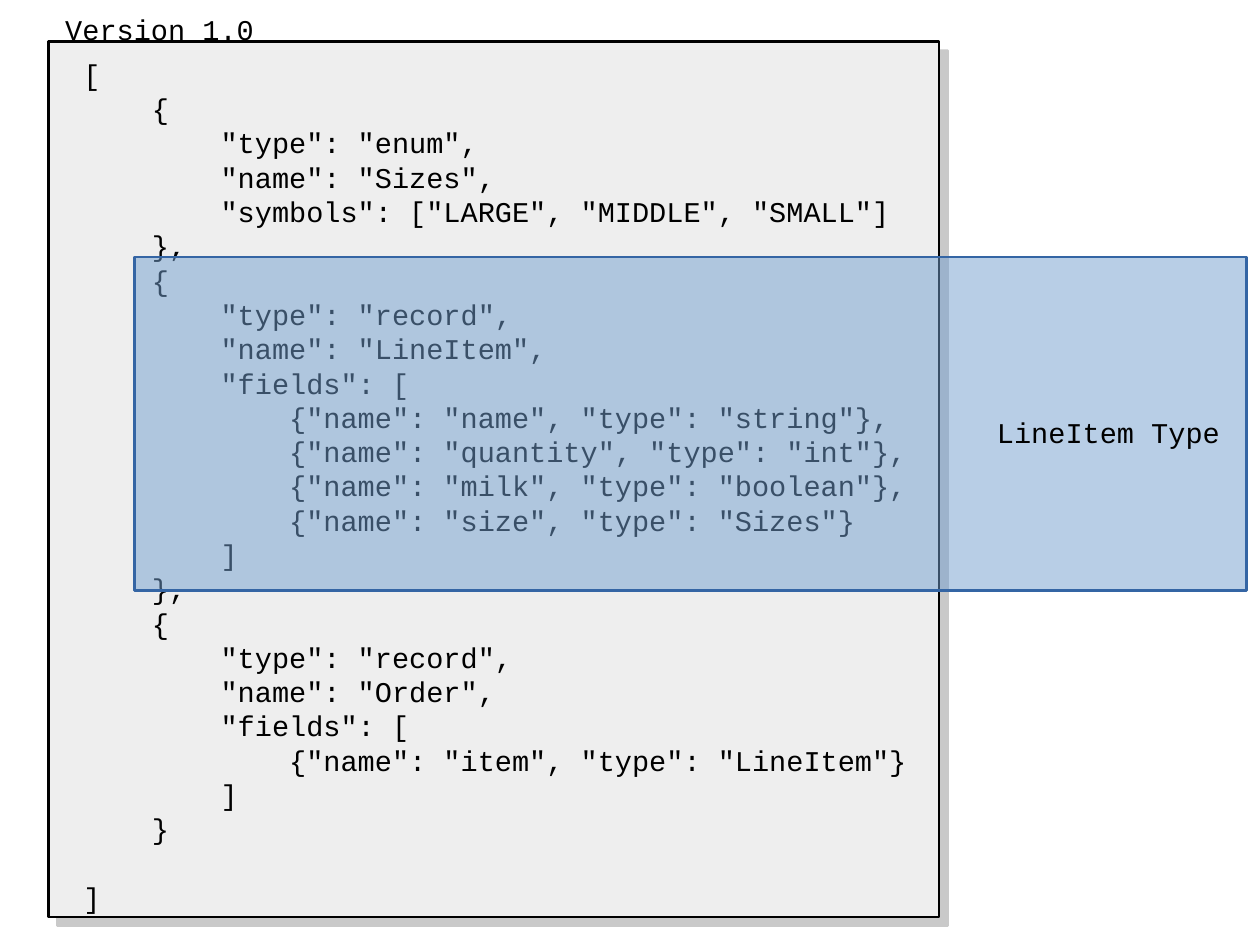
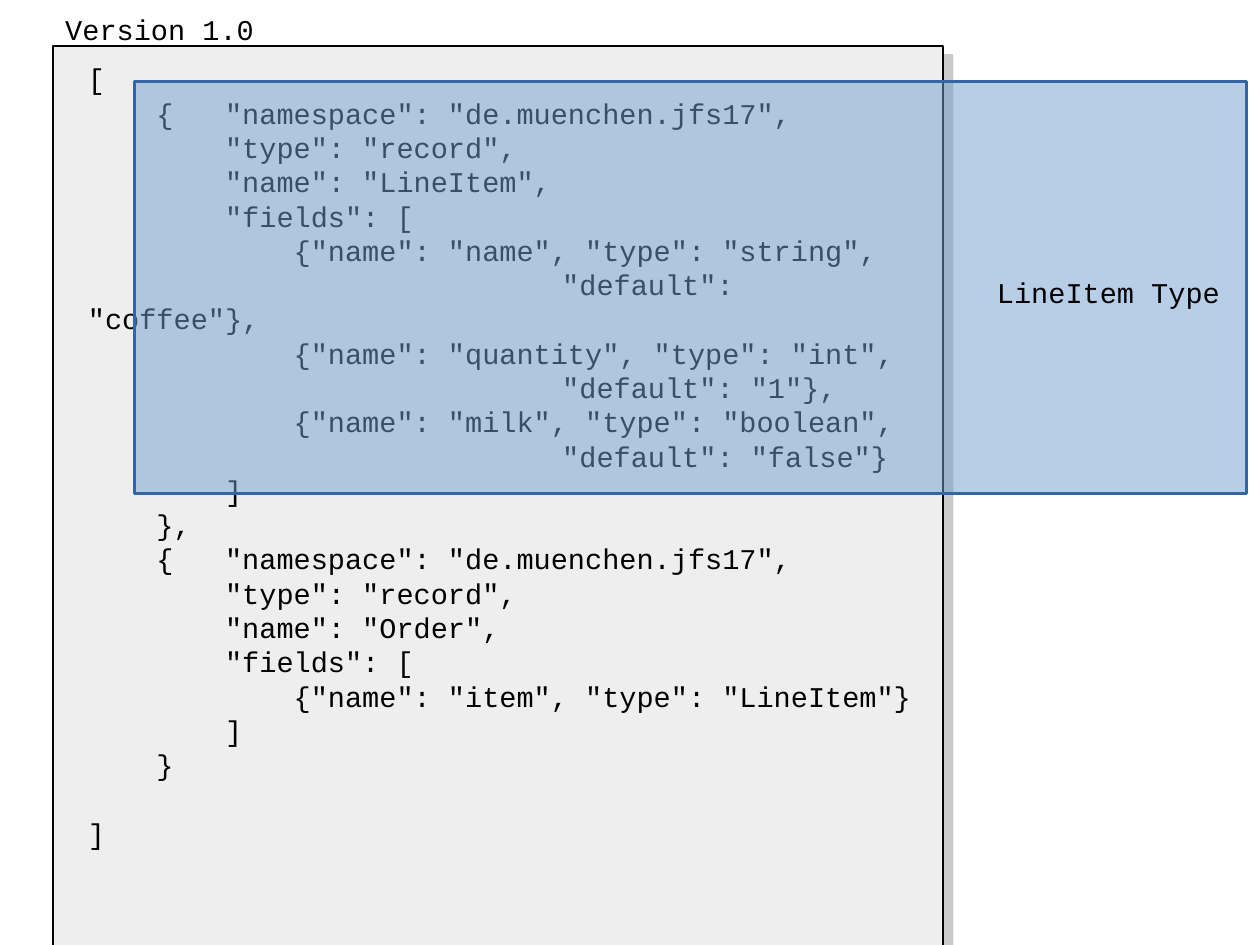
Before and after one commit to xdoo/schema_evolution_demo, a slide deck: slide 57 of Folien.odp (slide 58 before the commit). Drawn at 1260x945 pixels with LibreOffice and Linux fonts; fonts in the diff are those of the drawing. Boxes give left, top, right and bottom in pixels: in the first picture for what was removed or moved away, otherwise in the second. Text is boxed around its words. In the diff, an @@ line names an element or a change of style, - is before the commit and + after.

```diff
--- a/Folien.odp
+++ b/Folien.odp
@@ rectangle: place and size @@
-rectangle at (48,41,939,917)
+rectangle at (53,46,943,945)
@@ rectangle: place and size @@
-rectangle at (135,257,1247,591)
+rectangle at (135,81,1247,493)
@@ text at (225,103,791,130): text changed @@
-{
-"type": "enum",
-"name": "Sizes",
-"symbols": ["LARGE", "MIDDLE", "SMALL"]
-},
-{
+{ "namespace": "de.muenchen.jfs17",
@@ text at (88,241,894,473): text changed @@
-{"name": "name", "type": "string"},
-{"name": "quantity", "type": "int"},
-{"name": "milk", "type": "boolean"},
-{"name": "size", "type": "Sizes"}
+{"name": "name", "type": "string",
+"default": "coffee"},
+{"name": "quantity", "type": "int",
+"default": "1"},
+{"name": "milk", "type": "boolean",
+"default": "false"}
@@ text "LineItem Type": place and size @@
-text "LineItem Type" at (997,423,1220,449)
+text "LineItem Type" at (997,283,1220,309)
@@ text at (225,549,791,575): text changed @@
-{
+{ "namespace": "de.muenchen.jfs17",
```
Also in this commit, not shown: 9 other slides changed, 9 slides added, 4 slides removed, 2 other files.
